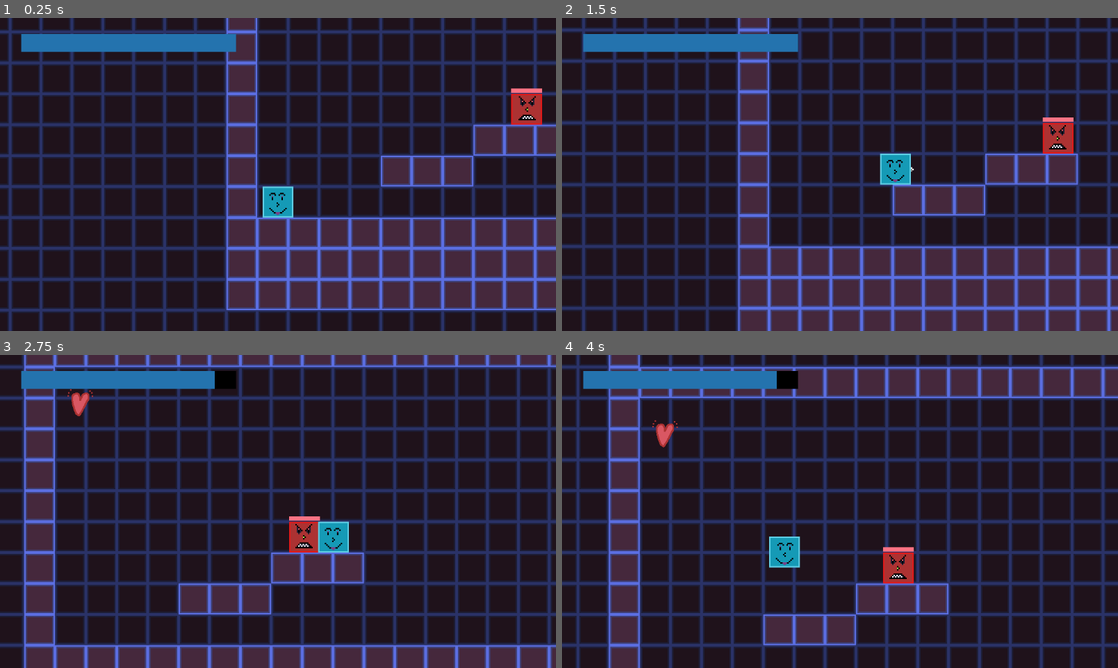
Above: before the commit, frames 1-4 (two rows, left to right).
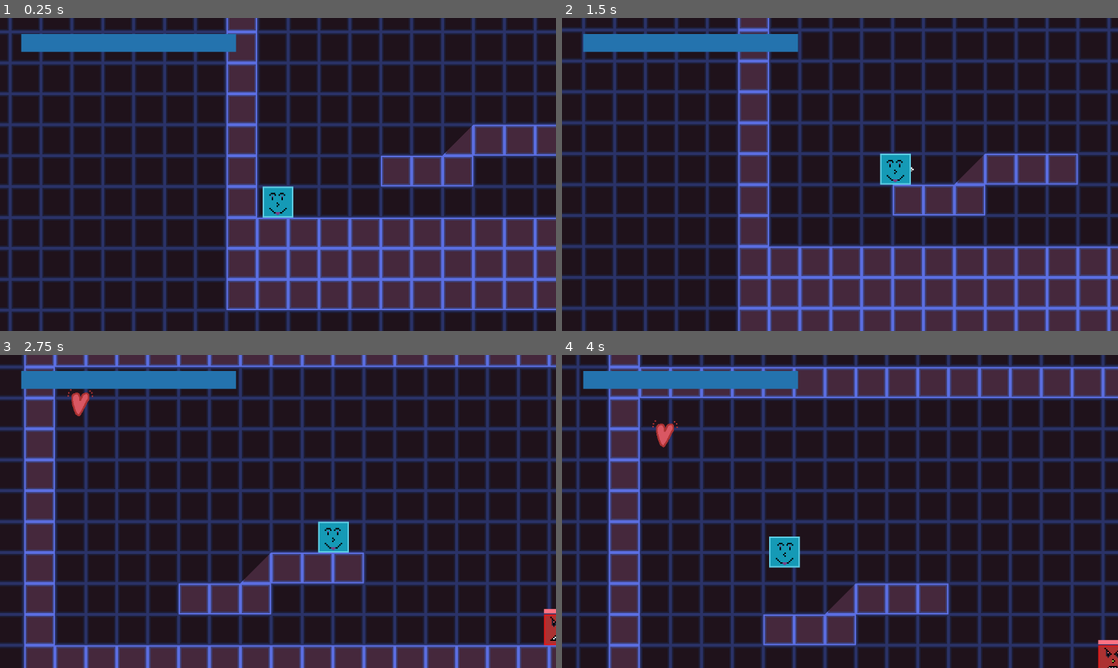
Above: after the commit, the same moments.

Repository: RJay-Pickering/Mercenaries-Contract-1.0
Game: Godot game, scene res://world.tscn
Two runs of this game, one before a commit and one after it. Both use one fixed random seed, a clock stepped at 60 frames per second and the inputs below.
Inputs:
- Up to frame 1 (0.25 s): no input
- Up to frame 2 (1.5 s): tap Enter at 0.5 s; hold D (right) 0.53-1.28 s; hold Q (attack) 0.53-1.28 s; tap Space (jump) at 0.77, 1.07 s; tap Shift (dash) at 0.8, 1.35 s; hold Down (down_attack) from 1.28 s (still down)
- Up to frame 3 (2.75 s): tap Space (jump) at 1.52, 1.55, 1.82, 2.1 s; release Down (down_attack) at 2.03 s; hold D (right) from 2.03 s (still down); hold Q (attack) from 2.03 s (still down)
- Up to frame 4 (4 s): release D (right) at 2.78 s; release Q (attack) at 2.78 s; hold Up (up_attack) 2.78-3.53 s; tap Q (attack) at 2.85 s; tap Space (jump) at 3.02, 3.32, 3.77, 3.8 s; tap Shift (dash) at 3.05, 3.6 s; hold A (left) from 3.53 s (still down)

The runs differ from the first frame. In frame 1, 0.9% of the frame differs, in the area x 79-98%, y 22-44%; in frame 2, 0.9%; in frame 3, 1.3%; in frame 4, 1.5%, in the area x 38-100%, y 5-100%.

Commit message:
gotta finnish stuff

Diff:
--- a/enemy.gd
+++ b/enemy.gd
@@ -12,10 +12,12 @@
 var is_dead: bool = false
 var is_damaged: bool = false
 var is_chasing = false
+var dashed_through = false
+var loop_once = false
 
 @export var speed: float = 50.0
 @export var chase_speed: float = 100.0 # Speed when chasing the player
-@export var stop_distance: float = 64.5 # Distance to stop when near the player
+@export var stop_distance: float = 63.0 # Distance to stop when near the player
 
 func _ready() -> void:
 	velocity = Vector2.ZERO
@@ -25,6 +27,12 @@
 	if not is_on_floor():
 		velocity += get_gravity() * delta
 
+	if dashed_through == true:
+		await get_tree().create_timer(1.0).timeout
+		if loop_once == false:
+			dashed_through = false
+			loop_once = true
+
 	# Handle enemy death
 	if health <= 0 and not is_dead:
 		is_dead = true
@@ -33,9 +41,10 @@
 
 	# Check if damaged and apply knockback
 	if is_damaged:
+		dashed_through = false
 		var knockback_dir = global_position.direction_to(player.global_position)
 		velocity = knockback_dir * -250
-	else:
+	elif dashed_through == false:
 		if is_chasing:
 			chase_player()
 		else:
@@ -46,8 +55,9 @@
 	var direction_to_player = (player.global_position - global_position).normalized()
 	# Update the direction based on the normalized direction_to_player
 	player_detection.rotation = direction_to_player.angle()
-	print(player_detection.get_collider())
 	if player_detection.is_colliding() and player_detection.get_collider().name == "player":
+		is_chasing = true
+	elif !ledgeCheckRight.is_colliding() or !ledgeCheckLeft.is_colliding():
 		is_chasing = true
 	else:
 		is_chasing = false
--- a/player.gd
+++ b/player.gd
@@ -12,6 +12,7 @@
 var combo = 0
 var damage_output = 0
 var health = 100
+var is_damaged = false
 
 
 func _ready() -> void:
@@ -23,37 +24,37 @@
 	# Add the gravity.
 	if not is_on_floor():
 		velocity += get_gravity() * delta
+	if !is_damaged:
+		# Handle jump.
+		if Input.is_action_just_pressed("jump") and is_on_floor():
+			velocity.y = JUMP_VELOCITY
 
-	# Handle jump.
-	if Input.is_action_just_pressed("jump") and is_on_floor():
-		velocity.y = JUMP_VELOCITY
+		# Handle dash.
+		if Input.is_action_just_pressed("dash") and can_dash:
+			dashing = true
+			can_dash = false
+			$dashing.start()
+			$can_dash.start()
 
-	# Handle dash.
-	if Input.is_action_just_pressed("dash") and can_dash:
-		dashing = true
-		can_dash = false
-		$dashing.start()
-		$can_dash.start()
+		attack_handler()
 
-	attack_handler()
+		# Get the input direction and handle the movement/deceleration.
+		# As good practice, you should replace UI actions with custom gameplay actions.
+		var direction := Input.get_axis("left", "right")
+		if direction:
+			if dashing:
+				velocity.x = direction * DASH_SPEED
+			else:
+				velocity.x = direction * SPEED
 
-	# Get the input direction and handle the movement/deceleration.
-	# As good practice, you should replace UI actions with custom gameplay actions.
-	var direction := Input.get_axis("left", "right")
-	if direction:
-		if dashing:
-			velocity.x = direction * DASH_SPEED
+			if Input.is_action_pressed("left"):
+				facing_position = "left"
+				$AnimatedSprite2D.flip_h = true
+			elif Input.is_action_pressed("right"):
+				facing_position = "right"
+				$AnimatedSprite2D.flip_h = false
 		else:
-			velocity.x = direction * SPEED
-
-		if Input.is_action_pressed("left"):
-			facing_position = "left"
-			$AnimatedSprite2D.flip_h = true
-		elif Input.is_action_pressed("right"):
-			facing_position = "right"
-			$AnimatedSprite2D.flip_h = false
-	else:
-		velocity.x = move_toward(velocity.x, 0, SPEED)
+			velocity.x = move_toward(velocity.x, 0, SPEED)
 
 	if combo > 1:
 		status.text = "X" + str(combo)
@@ -117,6 +118,22 @@
 				is_attacking = false
 
 
+# Handle taking damage
+func take_damage(amount: int) -> void:
+	if not is_damaged:
+		is_damaged = true
+		health -= amount
+		if health < 0:
+			health = 0
+		damage_cooldown()
+
+
+# Damage cooldown handling
+func damage_cooldown() -> void:
+	await get_tree().create_timer(0.4).timeout
+	is_damaged = false
+
+
 func _on_dashing_timeout() -> void:
 	dashing = false
 
@@ -146,14 +163,18 @@
 
 
 func _on_body_detection_body_entered(body: Node2D) -> void:
-	if body.name == "enemy" and dashing == true:
-		print("makes weak enemies stun")
+	if body.name == "enemy" and dashing == true and body.dashed_through == false:
+		body.dashed_through = true
+		body.loop_once = false
 
 	elif body.name == "mid_enemy" and dashing == true or body.name == "big_enemy" and dashing == true or body.name == "boss" and dashing == true:
 		pass
 
 	elif body.name == "enemy" or body.name == "mid_enemy" or body.name == "big_enemy" or body.name == "boss":
-		health -= body.damage_output
-		#var get_direction = global_position.direction_to(body.global_position)
-		#velocity = get_direction
-		#velocity.y = JUMP_VELOCITY
+		var knockback_dir = global_position.direction_to(body.global_position)
+		if knockback_dir.y > 0:
+			velocity.y = knockback_dir.y * -300
+		else:
+			velocity.y = knockback_dir.y + -300
+		velocity.x = knockback_dir.x * -300
+		take_damage(body.damage_output)
--- a/world.tscn
+++ b/world.tscn
@@ -1,6 +1,7 @@
-[gd_scene load_steps=13 format=4 uid="uid://epond2n2lg8s"]
+[gd_scene load_steps=15 format=4 uid="uid://epond2n2lg8s"]
 
 [ext_resource type="Texture2D" uid="uid://cuwfdkf15ds1d" path="res://assets/tiles.png" id="1_vkfca"]
+[ext_resource type="Texture2D" uid="uid://ccgxkkspb0bpn" path="res://assets/angle.png" id="2_3xwe4"]
 [ext_resource type="PackedScene" uid="uid://d1ns6eo6ix1np" path="res://player.tscn" id="2_j4ruh"]
 [ext_resource type="Texture2D" uid="uid://de8lc42j5m83n" path="res://assets/double jump.png" id="3_44poc"]
 [ext_resource type="Texture2D" uid="uid://iqavyo60jy8i" path="res://assets/charged dash.png" id="4_yw0wi"]
@@ -23,10 +24,17 @@
 0:0/0 = 0
 0:0/0/physics_layer_0/polygon_0/points = PackedVector2Array(-32.25, -31.9375, 31.875, -32, 31.643, 32.1734, -32.2617, 32.1734)
 
+[sub_resource type="TileSetAtlasSource" id="TileSetAtlasSource_qp2ra"]
+texture = ExtResource("2_3xwe4")
+0:0/size_in_atlas = Vector2i(4, 4)
+0:0/0 = 0
+0:0/0/physics_layer_0/polygon_0/points = PackedVector2Array(32.0312, -32.0625, 32.125, 32, -31.875, 32.125)
+
 [sub_resource type="TileSet" id="TileSet_sfbqv"]
 physics_layer_0/collision_layer = 3
 physics_layer_0/collision_mask = 3
 sources/0 = SubResource("TileSetAtlasSource_drd5n")
+sources/1 = SubResource("TileSetAtlasSource_qp2ra")
 
 [node name="world" type="Node2D"]
 metadata/_edit_horizontal_guides_ = [0.0]
@@ -38,11 +46,11 @@
 tile_set = SubResource("TileSet_6ebr8")
 
 [node name="floor" type="TileMapLayer" parent="."]
-tile_map_data = PackedByteArray("AAABACYAAAAAAAAAAAABACoAAAA …(4096 unchanged characters)… AAAAAAAAVAB4AAAAAAAAAAAARAB4AAAAAAAAAAAA=")
+tile_map_data = PackedByteArray("AAABACYAAAAAAAAAAAABACoAAAA …(4096 unchanged characters)… AAAAAAAAVAB4AAAAAAAAAAAARAB4AAAAAAAAAAAAZABoAAQAAAAAAAABVACIAAQAAAAAAAACBAP7/AQAAAAAAAAAVAOL/AQAAAAAAAAA=")
 tile_set = SubResource("TileSet_sfbqv")
 
 [node name="enemy" parent="." instance=ExtResource("8_6hosq")]
-position = Vector2(539, 358)
+position = Vector2(1176, 552)
 
 [node name="player" parent="." instance=ExtResource("2_j4ruh")]
 position = Vector2(35, 545)
Binary file added: assets/angle.png
Not shown, added: assets/angle.png.import
Not shown, changed: assets/.DS_Store
